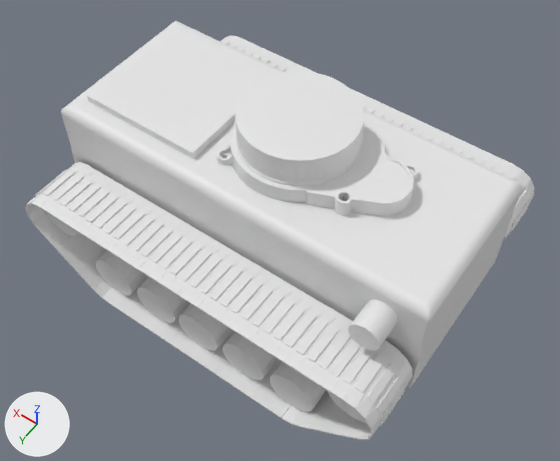
The Blender file uWABA/ic_robot_v0.14.blend, before and after one commit.
Before and after are seen from a 50 mm camera at (-0.179, 0.253, 0.423) aimed at (-0.011, 0.017, 0.052). Arrows for +X, +Y and +Z are at lower left; the lights stay in place.

Script lines for the objects in view, before the commit:
```python
ob_battery_support = bpy.data.objects.new('Battery_support', me_cube_049)
ob_battery_support.location = (0.0726, 0.0, 0.0995)
ob_battery_support.scale = (1.01, 1.01, 1.0)
ob_left_bumped_treads = bpy.data.objects.new('Left_bumped_treads', me_right_tracks)
ob_left_bumped_treads.location = (0.0, 0.0763, 0.0399)
ob_left_bumped_treads.rotation_euler = (0.0, 0.0, 3.142)  # degrees (0, 0, 180)
ob_left_bumped_treads.scale = (1.0, 0.994, 1.0)
ob_left_wheel_002 = bpy.data.objects.new('Left_wheel.002', me_cylinder_011)
ob_left_wheel_002.location = (-0.0338, 0.0762, 0.0173)
ob_left_wheel_002.rotation_euler = (-1.571, 0.0, 0.0)  # degrees (-90, 0, 0)
ob_left_wheel_002.scale = (1.0, 1.0, 0.591)
ob_lil_button = bpy.data.objects.new('lil.button', me_cylinder_016)
ob_lil_button.location = (-0.0996, 0.0304, 0.0882)
ob_lil_button.rotation_euler = (4.712, 0.0, 0.0)  # degrees (270, 0, 0)
ob_lil_button.scale = (-0.00895, -0.00895, -0.0202)
ob_real_lidar = bpy.data.objects.new('real_LiDAR', me_obj1)
ob_real_lidar.location = (-0.0199, 0.0, 0.1148)
ob_real_lidar.rotation_euler = (6.283, 0.0, 3.142)  # degrees (360, 0, 180)
ob_right_bumped_treads = bpy.data.objects.new('Right_bumped_treads', me_left_tracks)
ob_right_bumped_treads.location = (0.0, -0.0766, 0.0399)
ob_right_bumped_treads.rotation_euler = (0.0, 0.0, 3.142)  # degrees (0, 0, 180)
ob_right_bumped_treads.scale = (1.0, 0.994, 1.0)
ob_support = bpy.data.objects.new('support', me_cube_002)
ob_support.location = (0.0, 0.0, 0.0718)
# also in view: 'Left_wheel.003' at (0.0, 0.076, 0.017); 'scan' at (-0.011, 0.0, 0.126); 'Left_wheel.005' at (0.069, 0.076, 0.017); 'base' at (0.0, 0.0, 0.052); 'Left_wheel.004' at (0.034, 0.076, 0.017)
```
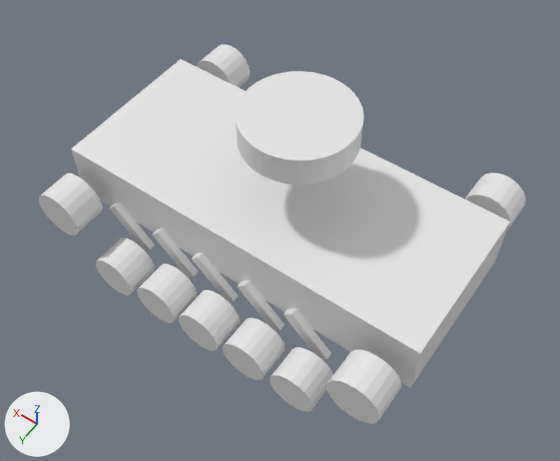
Where the newer file only moved an object's origin or applied its transform, the numbers keep the older frame.

Location of each change, (x1, y1, x2, y2) in pixels of the pictures (560 x 461 px):
```json
{"object": "support", "change": "deleted", "before": [61, 21, 522, 353]}
{"object": "Left_bumped_treads", "change": "hidden", "before": [26, 162, 413, 440]}
{"object": "real_LiDAR", "change": "deleted", "before": [217, 72, 418, 216]}
{"object": "Battery_support", "change": "deleted", "before": [87, 27, 274, 159]}
{"object": "Right_bumped_treads", "change": "hidden", "before": [220, 35, 535, 241]}
{"object": "lil.button", "change": "deleted", "before": [348, 300, 398, 351]}
{"object": "base", "change": "unchanged, uncovered by the edit", "before": [71, 149, 510, 388], "after": [71, 59, 510, 388]}
{"object": "scan", "change": "unchanged, uncovered by the edit", "before": [235, 71, 364, 178], "after": [235, 71, 364, 185]}
{"object": "Left_wheel_sprocket", "change": "unchanged, uncovered by the edit", "before": [328, 391, 366, 423], "after": [327, 350, 401, 424]}
{"object": "Left_wheel.006", "change": "unchanged, uncovered by the edit", "before": [42, 209, 79, 236], "after": [39, 173, 103, 236]}
```

Edits to the scene script, one JSON object a line:
```json
{"op": "add", "block": "ob_right_bumped_treads", "code": "ob_right_bumped_treads.hide_set(True)"}
{"op": "add", "block": "ob_left_bumped_treads", "code": "ob_left_bumped_treads.hide_set(True)"}
{"op": "remove", "block": "ob_battery_support", "code": ["ob_battery_support = bpy.data.objects.new('Battery_support', me_cube_049)", "ob_battery_support.location = (0.0726, 0.0, 0.0995)", "ob_battery_support.scale = (1.01, 1.01, 1.0)"]}
{"op": "remove", "block": "ob_support", "code": ["ob_support = bpy.data.objects.new('support', me_cube_002)", "ob_support.location = (0.0, 0.0, 0.0718)"]}
{"op": "remove", "block": "ob_real_lidar", "code": ["ob_real_lidar = bpy.data.objects.new('real_LiDAR', me_obj1)", "ob_real_lidar.location = (-0.0199, 0.0, 0.1148)", "ob_real_lidar.rotation_euler = (6.283, 0.0, 3.142)  # degrees (360, 0, 180)"]}
{"op": "remove", "block": "ob_lil_button", "code": ["ob_lil_button = bpy.data.objects.new('lil.button', me_cylinder_016)", "ob_lil_button.location = (-0.0996, 0.0304, 0.0882)", "ob_lil_button.rotation_euler = (4.712, 0.0, 0.0)  # degrees (270, 0, 0)", "ob_lil_button.scale = (-0.00895, -0.00895, -0.0202)"]}
```
